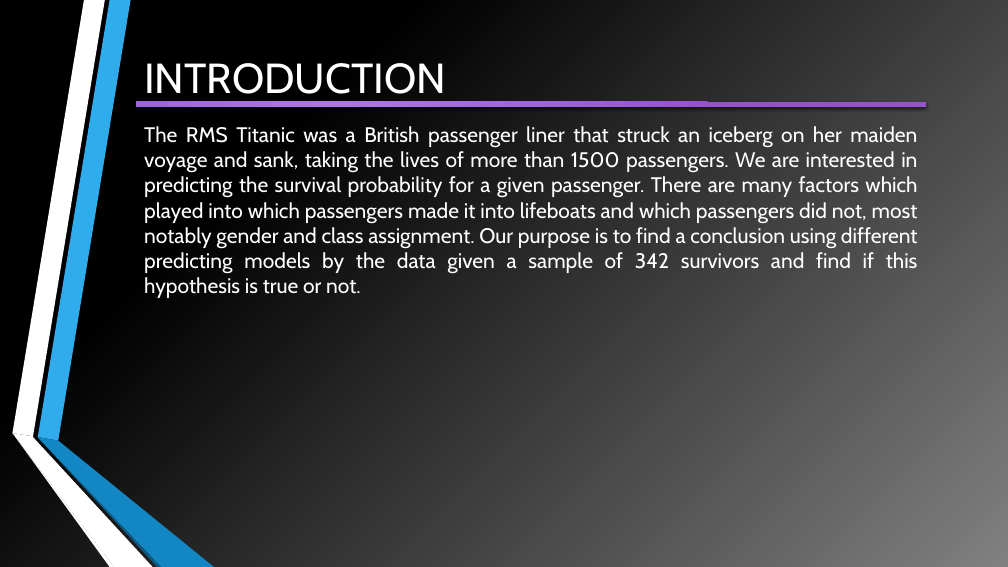
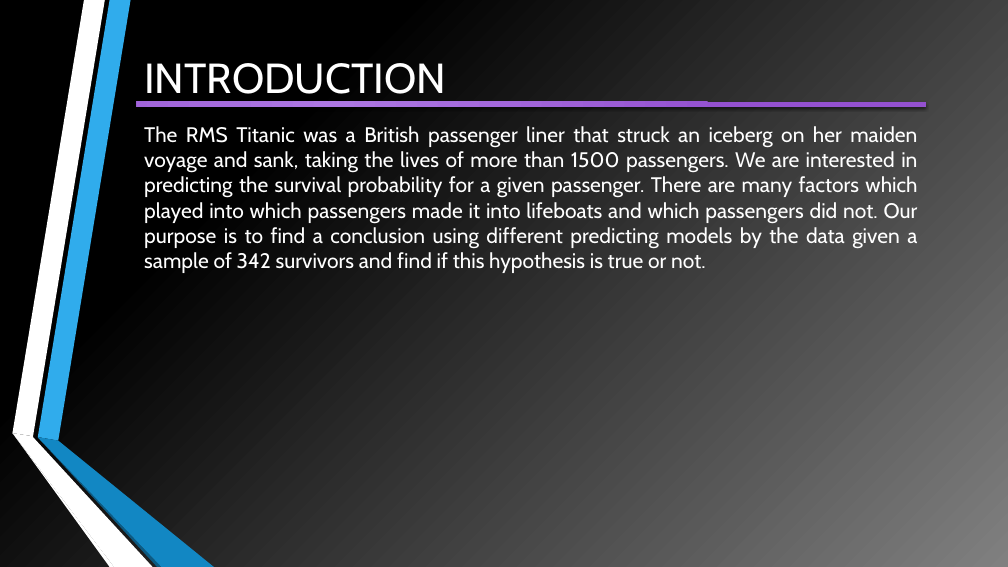
Before and after one commit to VirendraVerma-Viru/Titanic-Project-ML, a slide deck: slide 3 of TITANIC SURVIVOR PREDICTION.pptx. Drawn at 1008x567 pixels with LibreOffice and Linux fonts; fonts in the diff are those of the drawing. Boxes give left, top, right and bottom in pixels: in the first picture for what was removed or moved away, otherwise in the second. Text is boxed around its words. In the diff, an @@ line names an element or a change of style, - is before the commit and + after.

```diff
--- a/TITANIC SURVIVOR PREDICTION.pptx
+++ b/TITANIC SURVIVOR PREDICTION.pptx
@@ text at [144, 126, 918, 273]: text changed @@
-The RMS Titanic was a British passenger liner that struck an iceberg on her maiden voyage and sank, taking the lives of more than 1500 passengers. We are interested in predicting the survival probability for a given passenger. There are many factors which played into which passengers made it into lifeboats and which passengers did not, most notably gender and class assignment. Our purpose is to find a conclusion using different predicting models by the data given a sample of 342 survivors and find if this hypothesis is true or not.
+The RMS Titanic was a British passenger liner that struck an iceberg on her maiden voyage and sank, taking the lives of more than 1500 passengers. We are interested in predicting the survival probability for a given passenger. There are many factors which played into which passengers made it into lifeboats and which passengers did not. Our purpose is to find a conclusion using different predicting models by the data given a sample of 342 survivors and find if this hypothesis is true or not.
```
Also in this commit, not shown: 7 other slides changed, 6 other files.
